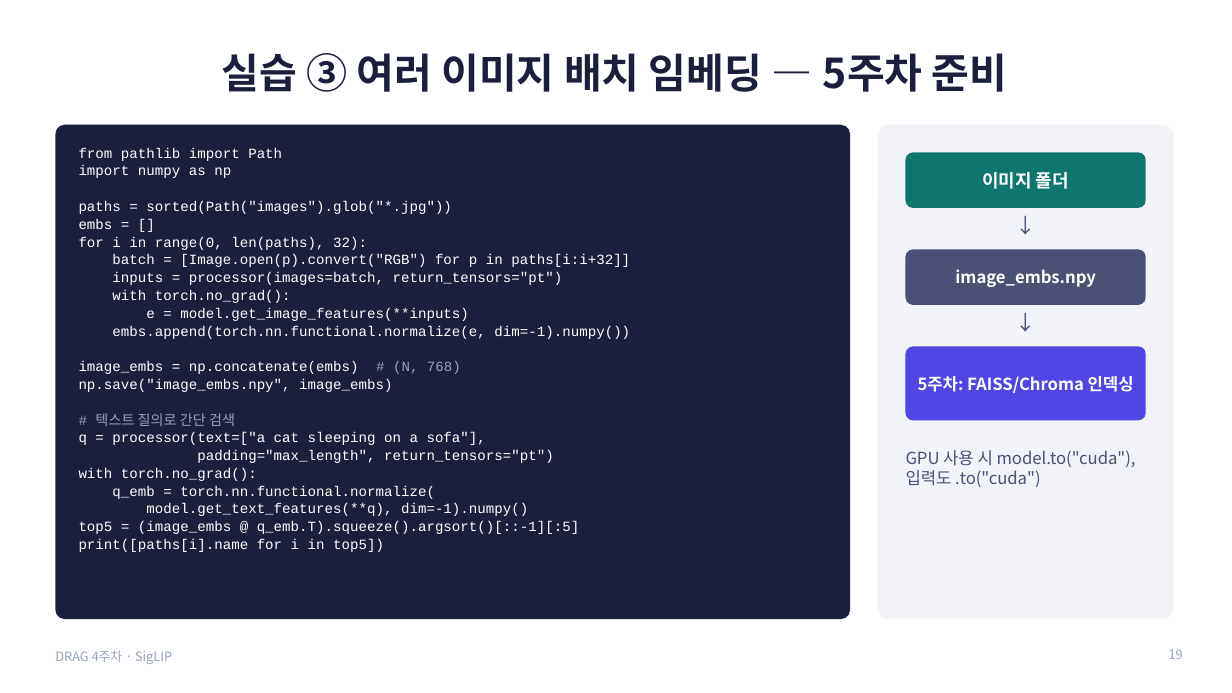
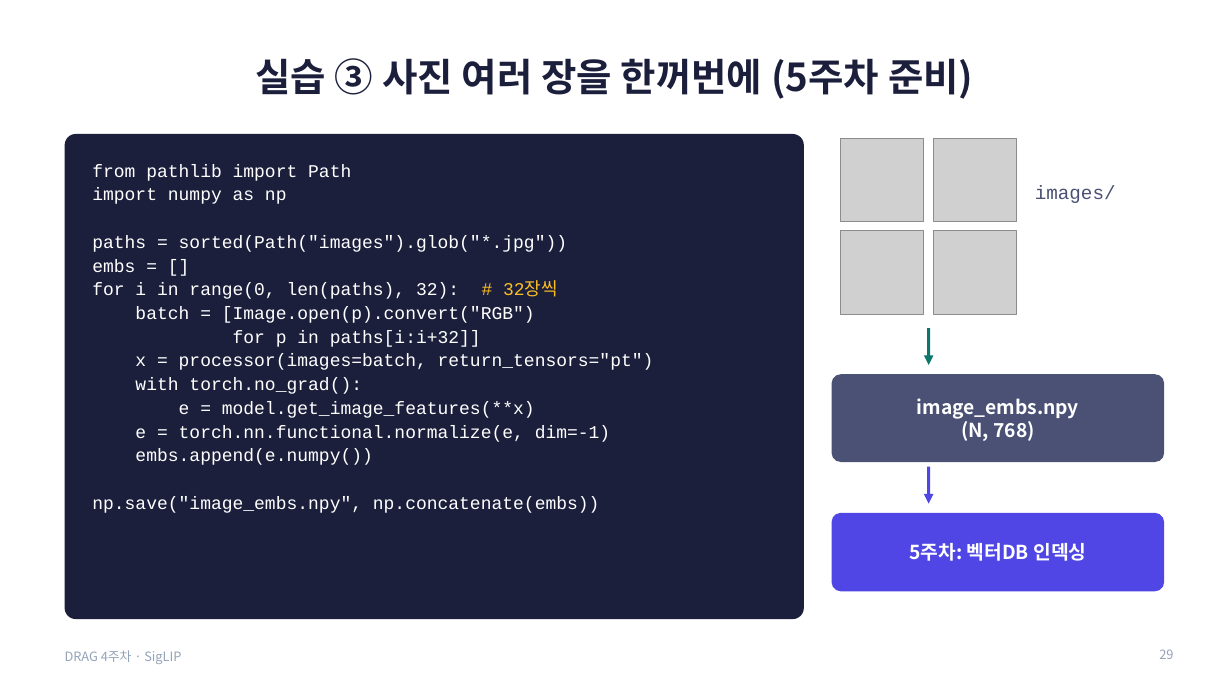
Before and after one commit to gaeun-k/DRAG, a slide deck: slide 29 of week4-siglip/김가은/SigLIP_4주차_발표.pptx (slide 19 before the commit). Drawn at 1232x693 pixels with LibreOffice and Linux fonts; fonts in the diff are those of the drawing; grey boxes stand for pictures. Boxes give left, top, right and bottom in pixels: in the first picture for what was removed or moved away, otherwise in the second. Text is boxed around its words. In the diff, an @@ line names an element or a change of style, - is before the commit and + after.

```diff
--- a/week4-siglip/김가은/SigLIP_4주차_발표.pptx
+++ b/week4-siglip/김가은/SigLIP_4주차_발표.pptx
@@ title at [255,58,973,99]: text changed; size 32 to 30 pt @@
-실습 ③ 여러 이미지 배치 임베딩 — 5주차 준비
+실습 ③ 사진 여러 장을 한꺼번에 (5주차 준비)
@@ rounded rectangle: place and size @@
-rounded rectangle at [55,125,850,619]
+rounded rectangle at [65,134,804,619]
@@ rounded rectangle at [65,134,804,619]: proportions changed @@
@@ picture added at [841,139,924,222] @@
@@ rounded rectangle removed at [878,125,1174,619] @@
@@ picture added at [933,139,1017,222] @@
@@ text at [92,164,567,394]: size 11 to 14 pt in "from pathlib import Path", "import numpy as np", "paths = sorted(Path("images").glob("*.jpg"))", "embs = []" and 1 more places; line spacing 1.05 to 1.1 @@
@@ text "from pathlib import Path": place and size @@
-text "from pathlib import Path" at [79,147,630,552]
+text "from pathlib import Path" at [92,164,654,513]
@@ rounded rectangle removed at [906,152,1146,208] @@
@@ text removed at [982,172,1069,189] @@
-이미지 폴더
@@ text added at [1035,185,1116,203], 15 pt, text #4A5175 @@
+images/
@@ picture added at [841,231,924,314] @@
@@ text removed at [906,213,1146,245] @@
-↓
@@ picture added at [933,231,1017,314] @@
@@ rounded rectangle removed at [906,250,1146,305] @@
@@ text at [92,283,654,370]: text changed; size 11 to 14 pt @@
-for i in range(0, len(paths), 32):
-batch = [Image.open(p).convert("RGB") for p in paths[i:i+32]]
-inputs = processor(images=batch, return_tensors="pt")
+for i in range(0, len(paths), 32): # 32장씩
+batch = [Image.open(p).convert("RGB")
+for p in paths[i:i+32]]
+x = processor(images=batch, return_tensors="pt")
@@ text removed at [906,310,1146,342] @@
-↓
@@ arrow added from (929, 328) to (929, 365), #0F766E 2.5 pt @@
@@ text "image_embs.npy": place and size @@
-text "image_embs.npy" at [955,269,1096,287]
+text "image_embs.npy" at [917,398,1079,441]
@@ rounded rectangle: place and size @@
-rounded rectangle at [906,347,1146,421]
+rounded rectangle at [832,374,1165,462]
@@ rounded rectangle at [832,374,1165,462]: fill #4F46E5 to #4A5175; proportions changed @@
@@ text at [92,401,611,513]: text changed; size 11 to 14 pt @@
-e = model.get_image_features(**inputs)
-embs.append(torch.nn.functional.normalize(e, dim=-1).numpy())
-image_embs = np.concatenate(embs) # (N, 768)
-np.save("image_embs.npy", image_embs)
-# 텍스트 질의로 간단 검색
-q = processor(text=["a cat sleeping on a sofa"],
-padding="max_length", return_tensors="pt")
-with torch.no_grad():
-q_emb = torch.nn.functional.normalize(
-model.get_text_features(**q), dim=-1).numpy()
-top5 = (image_embs @ q_emb.T).squeeze().argsort()[::-1][:5]
-print([paths[i].name for i in top5])
+e = model.get_image_features(**x)
+e = torch.nn.functional.normalize(e, dim=-1)
+embs.append(e.numpy())
+np.save("image_embs.npy", np.concatenate(embs))
@@ text at [917,398,1079,419]: size 13 to 15 pt in "image_embs.npy" @@
@@ text at [961,417,1034,441]: paragraph added @@
+(N, 768)
@@ text removed at [906,450,1136,487] @@
-GPU 사용 시 model.to("cuda"), 입력도 .to("cuda")
@@ arrow added from (929, 467) to (929, 504), #4F46E5 2.5 pt @@
@@ rounded rectangle added at [832,513,1165,592], fill #4F46E5 @@
@@ text at [909,543,1086,561]: text changed; size 13 to 15 pt @@
-5주차: FAISS/Chroma 인덱싱
+5주차: 벡터DB 인덱싱
@@ text "DRAG 4주차 · SigLIP": place and size @@
-text "DRAG 4주차 · SigLIP" at [55,650,172,664]
+text "DRAG 4주차 · SigLIP" at [65,650,181,664]
@@ page number added at [1159,649,1173,659], 10 pt, text #94A3B8 @@
+29
@@ page number removed at [1169,649,1183,659] @@
-19
```
Also in this commit, not shown: 13 other slides changed, 23 slides added, 11 slides removed.
